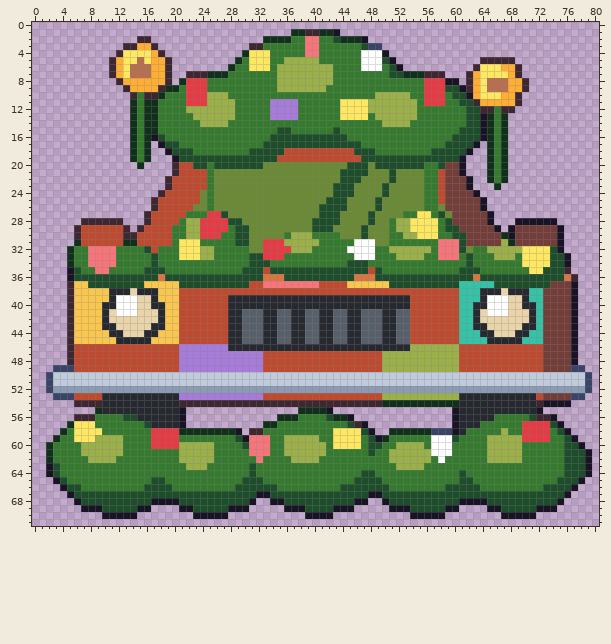
Pixel-art file -- art/roadside/roadside-garden-car@75.aseprite. That is the earlier state.
81x72 pixels, 1 frame.
And afterwards:
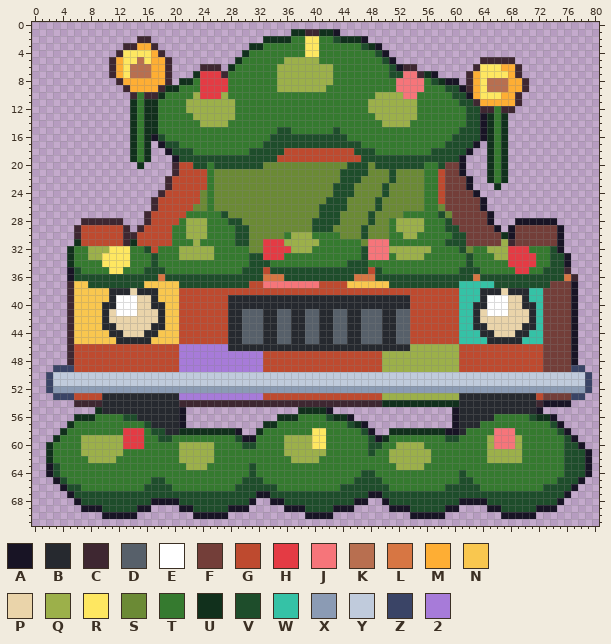
Palette (. is transparent): A #181425  B #26292f  C #3e2731  D #57606a  E #ffffff  F #733e39  G #be4a2f  H #e43b44  J #f6757a  K #b86f50  L #d77643  M #feae34  N #f9c74f  P #ead4aa  Q #9cb04a  R #fee761  S #6b8a35  T #357a2f  U #11301c  V #1e4d2b  W #35c2a6  X #8b9bb4  Y #c0cbdc  Z #3a4466  2 #a77bd9
Edits made:
Changed rows in their new state; - is an unchanged pixel.
first column x 22:
 2 -----------------RR------------------
 3 ---------UU------RR-------UA---------
 4 ---------TTT-----RR------TTV---------
 5 ---------TTT-------------TTT---------
 6 --CCC----TTT-------------TTT---CC----
 7 .UHHHC-------------------------JJCUA.
 8 UT-HHH------------------------JJJJTVU
 9 TT-HHH------------------------JJJJTTT
10 TQ-HH--------------------------JJ-TTT
11 QQQ---------TTTT------TTTT--------TTT
12 ------------TTTT------TTTT-----------
13 ------------TTTT------TTTT-----------
first column x 8:
27 -----------------TT----------------------------TT-----------------
28 ----------------QTTT--------------------------QQTT----------------
29 ----------------QTTT--------------------------QQTT----------------
30 ----------------QTT----------------------------TTT----------------
31 -----C-------TTQ----------------------TSJJJ-------TVV-------C-----
32 QQQRRR-------QQQ---------------------TTVJJJ-------TTT-------HHHTTT
33 QQRRRR-------QQQ----------------------TVJJJ-------TTT-------HHHHTT
34 TTRRRR------------------------------------------------------HHHHTT
35 -TTRR--------------------------------------------------------HHTT-
first column x 6:
56 UUU---------------------------------------------------------------UU
57 TTT-------------------------------------U-----------------------TTTT
58 TTTT---HHH-VVBB----------.U-------RR-TTTT----------UUA------JJJ-TTTT
59 TQQ----HHH-TVVT----------ATT------RR-TTTT----------TTV------JJJ-TTTT
60 -------HHH-TTTT----------VTT------RR-TTTT----------TTT------JJJ-----
61 -------------------------TTT-----------------------TTT--------------
62 --------------------------T-------------------------T---------------
